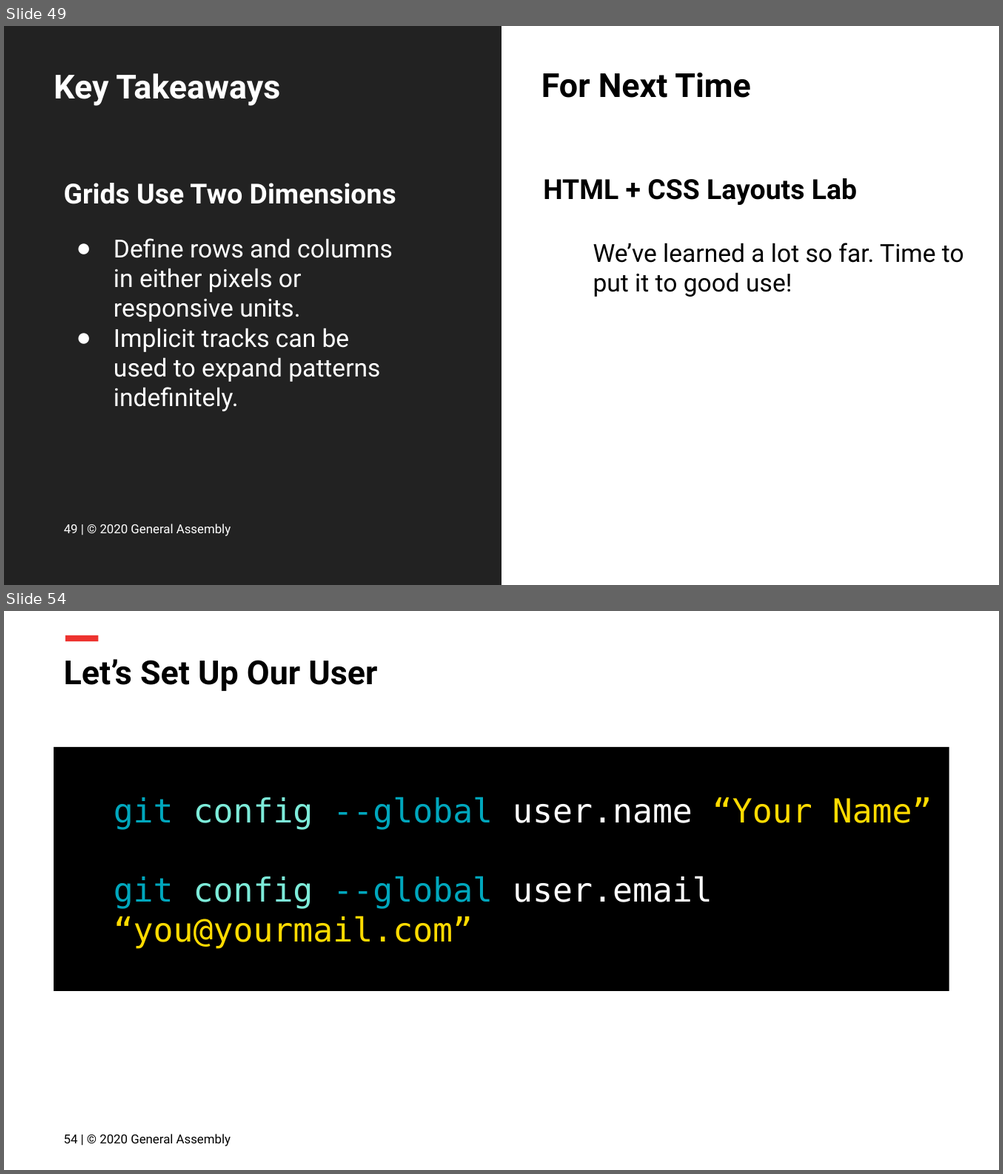
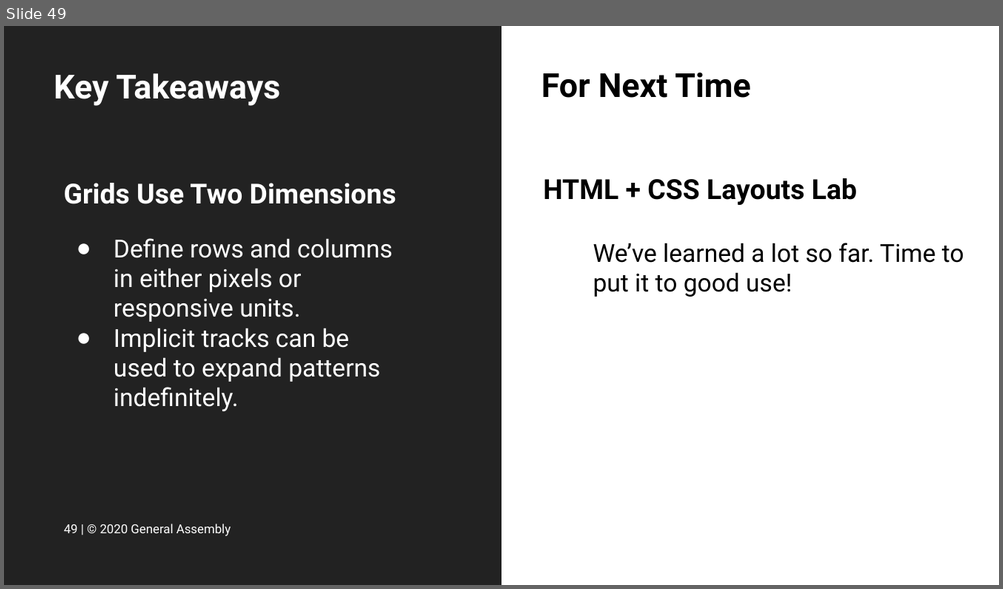
Before and after one commit to FEWD2022/Curriculum011822, a slide deck: Lesson Decks/05 CSS Grid - FEWD 3.2.pptx. Shown one above the other, each under a label of ours: slides 49 and 54 before the commit, slide 49 after it; the slides between them are not shown. The pictures are 1003x1174 and 1003x589 pixels, drawn with LibreOffice and Linux fonts; fonts in the diff are those of the drawing; background and template pictures are left out. Boxes give left, top, right and bottom in pixels: in the first picture for what was removed or moved away, otherwise in the second. Text is boxed around its words. In the diff, an @@ line names an element or a change of style, - is before the commit and + after.

```diff
--- a/Lesson Decks/05 CSS Grid - FEWD 3.2.pptx
+++ b/Lesson Decks/05 CSS Grid - FEWD 3.2.pptx
@@ slide 54 removed at (x1=4, y1=611, x2=999, y2=1170), background #FFFFFF @@
@@ rectangle removed at (x1=65, y1=635, x2=99, y2=641) @@
@@ title removed at (x1=64, y1=659, x2=377, y2=691) @@
-Let’s Set Up Our User
@@ rectangle removed at (x1=54, y1=747, x2=949, y2=992) @@
-git config --global user.name “Your Name”
-git config --global user.email “you@yourmail.com”
@@ text removed at (x1=64, y1=1134, x2=231, y2=1147) @@
-54 | © 2020 General Assembly
```
Also in this commit, not shown: 5 other slides removed, 1 other file.
